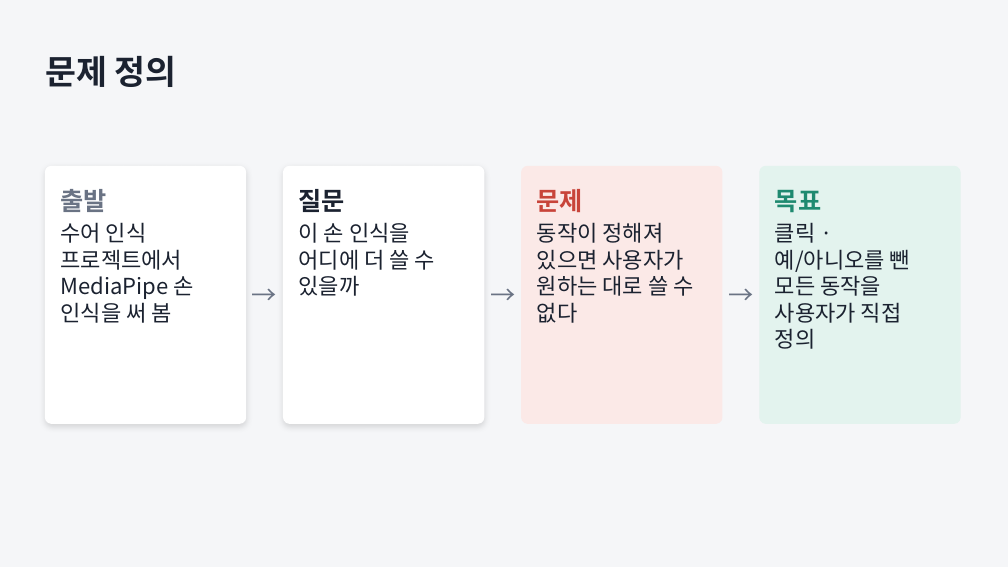
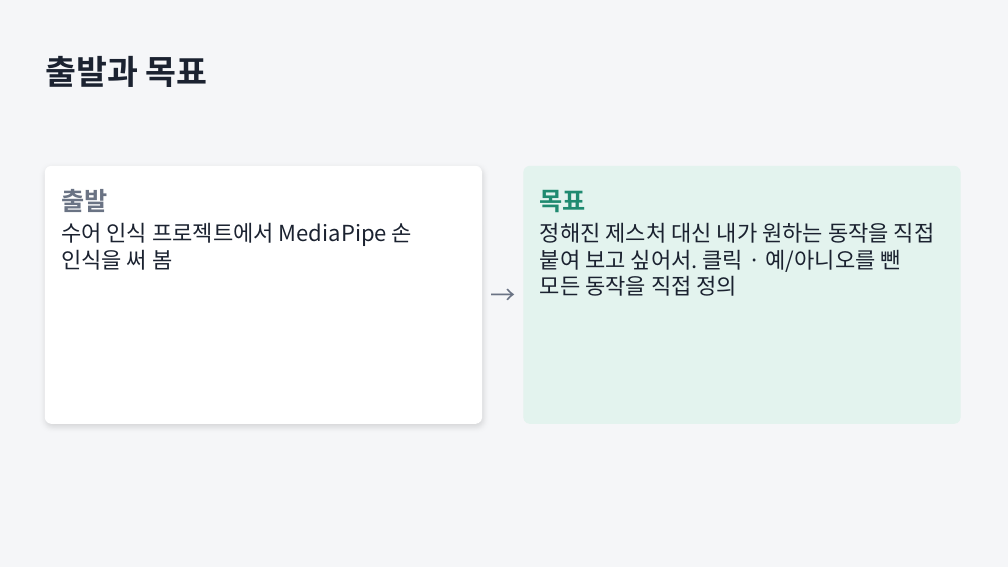
Before and after one commit to JungUH-0/JungPra, a slide deck: slide 2 of pythonpra/myproject/ppt/assistant_process.pptx. Drawn at 1008x567 pixels with LibreOffice and Linux fonts; fonts in the diff are those of the drawing. Boxes give left, top, right and bottom in pixels: in the first picture for what was removed or moved away, otherwise in the second. Text is boxed around its words. In the diff, an @@ line names an element or a change of style, - is before the commit and + after.

```diff
--- a/pythonpra/myproject/ppt/assistant_process.pptx
+++ b/pythonpra/myproject/ppt/assistant_process.pptx
@@ text at bbox=[45, 56, 208, 87]: text changed @@
-문제 정의
+출발과 목표
@@ rounded rectangle: place and size @@
-rounded rectangle at bbox=[45, 166, 246, 423]
+rounded rectangle at bbox=[45, 166, 482, 423]
@@ rounded rectangle at bbox=[45, 166, 482, 423]: proportions changed @@
@@ rounded rectangle removed at bbox=[284, 166, 484, 423] @@
@@ text "→" rewrapped from bbox=[246, 166, 284, 423] to bbox=[482, 166, 524, 423] @@
@@ text removed at bbox=[484, 166, 522, 423] @@
-→
@@ rounded rectangle removed at bbox=[522, 166, 722, 423] @@
@@ rounded rectangle at bbox=[524, 166, 960, 423]: proportions changed @@
@@ rounded rectangle: place and size @@
-rounded rectangle at bbox=[760, 166, 960, 423]
+rounded rectangle at bbox=[524, 166, 960, 423]
@@ text removed at bbox=[722, 166, 760, 423] @@
-→
@@ text "출발" rewrapped from bbox=[60, 189, 194, 323] to bbox=[61, 189, 412, 270] @@
@@ text removed at bbox=[299, 189, 435, 296] @@
-질문
-이 손 인식을 어디에 더 쓸 수 있을까
@@ text removed at bbox=[537, 189, 693, 323] @@
-문제
-동작이 정해져 있으면 사용자가 원하는 대로 쓸 수 없다
@@ text "목표": place and size @@
-text "목표" at bbox=[775, 190, 910, 349]
+text "목표" at bbox=[540, 190, 935, 296]
@@ text at bbox=[540, 222, 935, 296]: text changed @@
-클릭 · 예/아니오를 뺀 모든 동작을 사용자가 직접 정의
+정해진 제스처 대신 내가 원하는 동작을 직접 붙여 보고 싶어서. 클릭 · 예/아니오를 뺀 모든 동작을 직접 정의
```
Also in this commit, not shown: 2 other slides changed, 3 other files.
